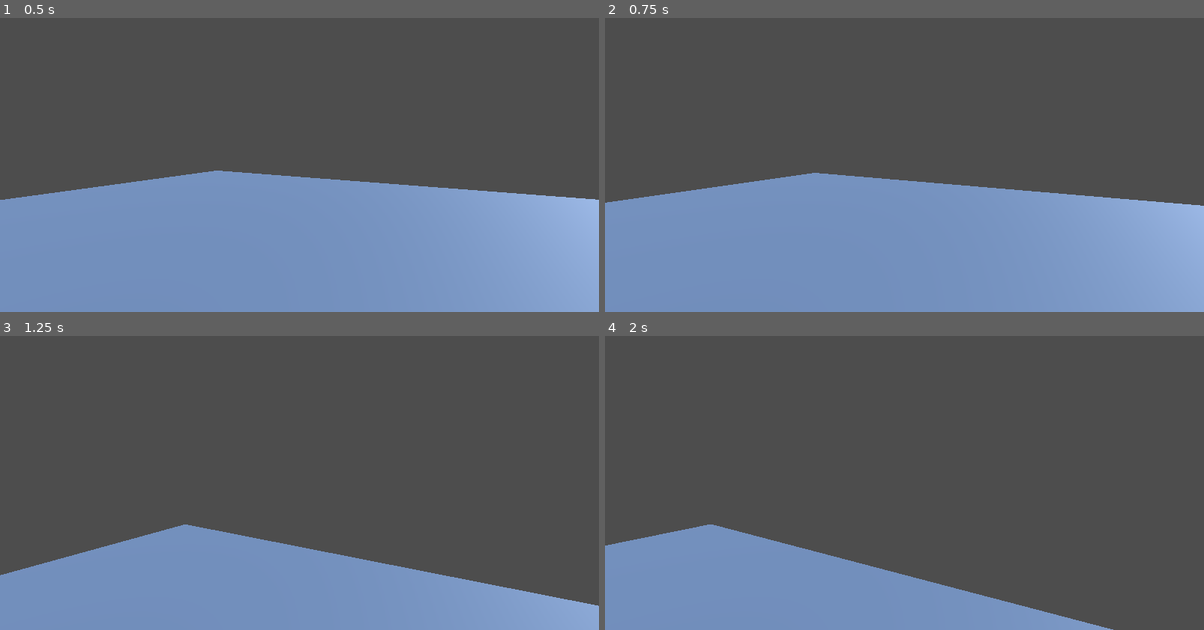
Above: before the commit, frames 1-4 (two rows, left to right).
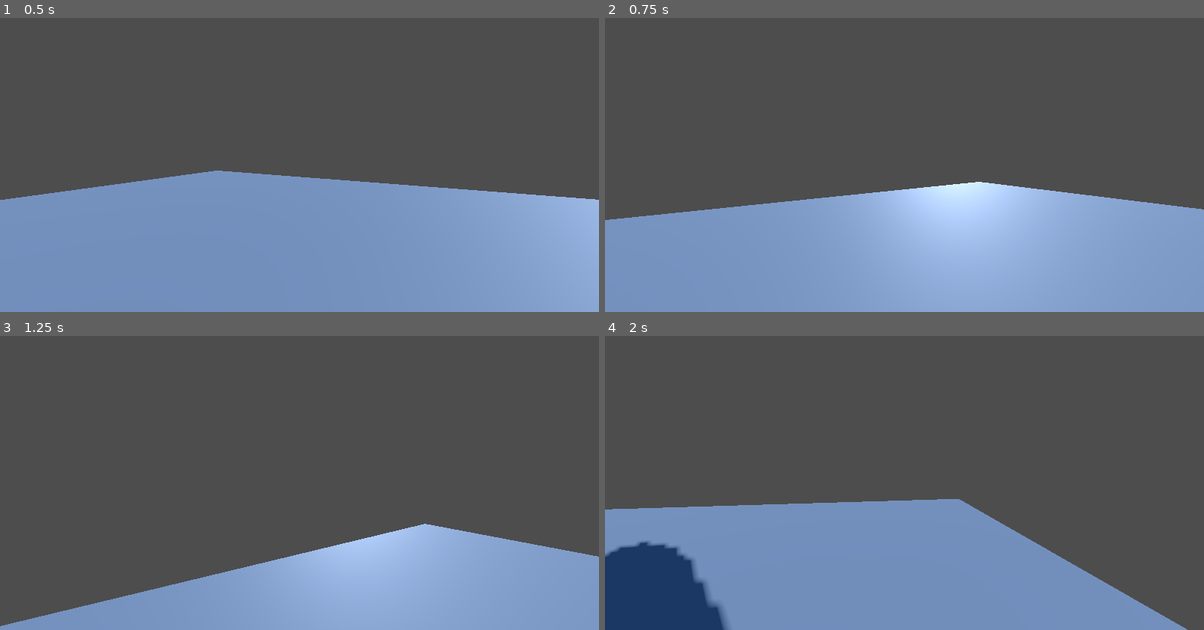
Above: after the commit, the same moments.

Repository: chpassos/fps_test
Game: Godot game, scene res://scenes/levels/world_test.tscn
The game is run twice, just before and just after one commit, with the same random seed, the same clock (stepped at 60 frames per second) and the same inputs. The project has no main scene, so this scene is started directly.
Inputs (mouse positions are in pixels of both pictures, inside the frame that each line leads up to):
- Up to frame 1 (0.5 s): no input
- Up to frame 2 (0.75 s): tap Enter at 0.5 s; move the mouse to (934, 141) at 0.52 s; hold W (move_forward) from 0.53 s (still down)
- Up to frame 3 (1.25 s): keep holding W (move_forward); tap Space (jump) at 0.77 s
- Up to frame 4 (2 s): keep holding W (move_forward); move the mouse to (874, 462) at 1.27 s; tap Space (jump) at 1.52 s

Frame 1 is identical in both runs. In frame 2, 13% of the frame differs, in the area x 0-100%, y 52-97%; in frame 3, 18%; in frame 4, 21%, in the area x 0-98%, y 55-100%.

Commit message:
Camera rotates with mouse

Diff:
--- a/scenes/player/player.gd
+++ b/scenes/player/player.gd
@@ -1,12 +1,22 @@
 extends CharacterBody3D
 
+const SPEED = 5.0
+const JUMP_VELOCITY = 4.5
+
+# Captures mouse movement
 var _mouse_input: bool = false # is the mouse moving?
 var _rotation_input: float
 var _tilt_input: float
 
 
-const SPEED = 5.0
-const JUMP_VELOCITY = 4.5
+var _mouse_rotation: Vector3
+
+
+@export var TILT_LOWER_LIMIT := deg_to_rad(-90.0)
+@export var TILT_UPPER_LIMIT := deg_to_rad(90.0)
+@export var CAMERA_CONTROLLER: Node3D
+
+
 
 func _ready():
 	Input.mouse_mode = Input.MOUSE_MODE_CAPTURED # Hide mouse cursor
@@ -19,13 +29,29 @@
 		_rotation_input = -event.relative.x
 		_tilt_input = -event.relative.y
 
-	print(Vector2(_rotation_input, _tilt_input))
+
+
+func _update_camera(delta):
+
+	# Rotate camera using euler rotation
+	_mouse_rotation.x += _tilt_input * delta
+	_mouse_rotation.x = clamp(_mouse_rotation.x, TILT_LOWER_LIMIT, TILT_UPPER_LIMIT)
+	_mouse_rotation.y += _rotation_input * delta
+
+	CAMERA_CONTROLLER.transform.basis = Basis.from_euler(_mouse_rotation)
+	CAMERA_CONTROLLER.rotation.z = 0.0
+
+	_rotation_input = 0.0
+	_tilt_input = 0.0
+
+
+
+func _physics_process(delta):
+	_update_camera(delta)
 
 
 
 
-
-func _physics_process(delta):
 	# Add the gravity.
 	if not is_on_floor():
 		velocity += get_gravity() * delta
--- a/scenes/player/player.tscn
+++ b/scenes/player/player.tscn
@@ -6,8 +6,9 @@
 
 [sub_resource type="CapsuleMesh" id="CapsuleMesh_0yxtb"]
 
-[node name="Player" type="CharacterBody3D"]
+[node name="Player" type="CharacterBody3D" node_paths=PackedStringArray("CAMERA_CONTROLLER")]
 script = ExtResource("1_b82jt")
+CAMERA_CONTROLLER = NodePath("CameraController")
 
 [node name="CollisionShape3D" type="CollisionShape3D" parent="."]
 shape = SubResource("CapsuleShape3D_1rbmp")
